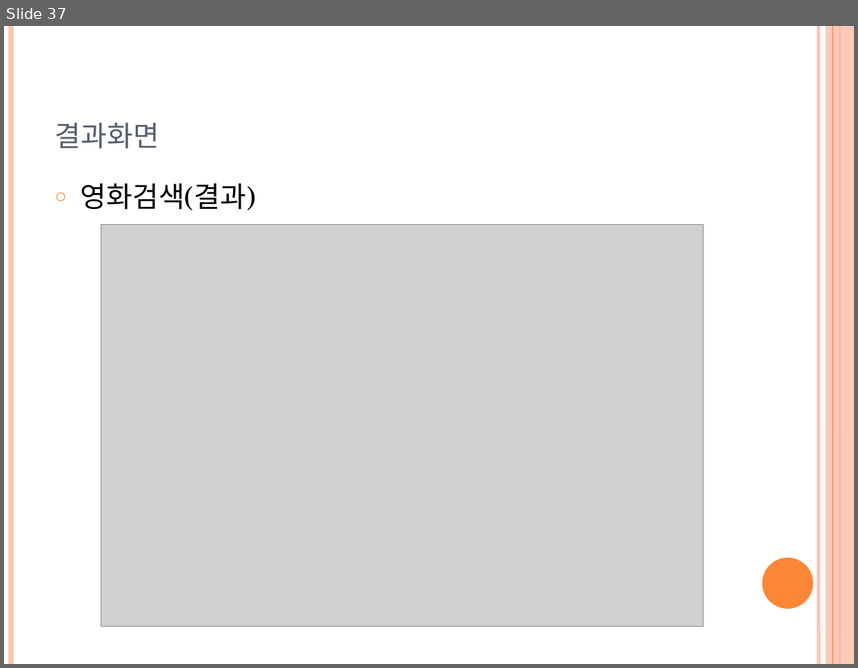
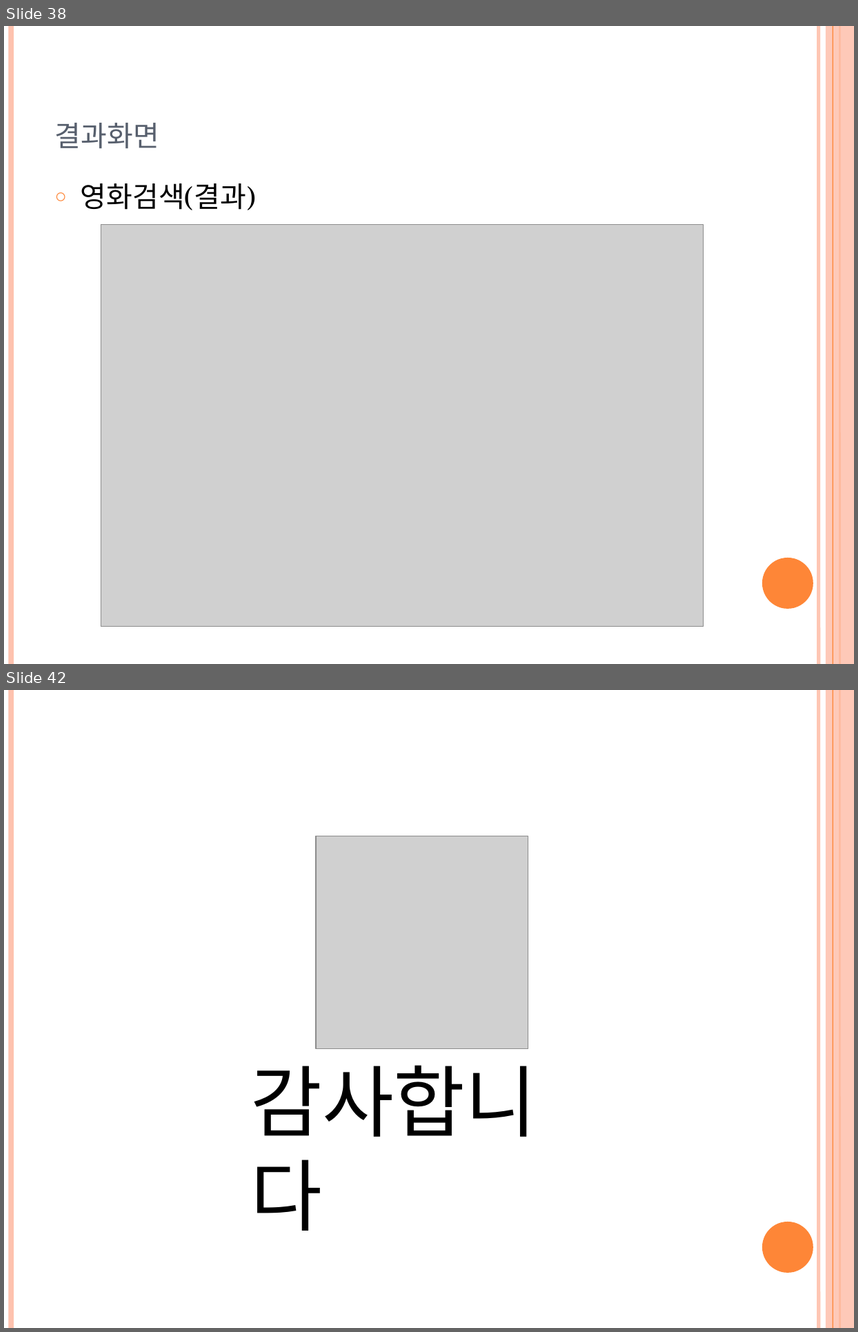
Before and after one commit to YJMovie/TeamProject, a slide deck: 영화소개 프로젝트.pptx. Shown one above the other, each under a label of ours: slide 37 before the commit, slides 38 and 42 after it; the slides between them are not shown. The pictures are 858x668 and 858x1332 pixels, drawn with LibreOffice and Linux fonts; fonts in the diff are those of the drawing; grey boxes stand for pictures. Boxes give left, top, right and bottom in pixels: in the first picture for what was removed or moved away, otherwise in the second. Text is boxed around its words. In the diff, an @@ line names an element or a change of style, - is before the commit and + after.

```diff
--- a/영화소개 프로젝트.pptx
+++ b/영화소개 프로젝트.pptx
@@ slide 42 added at <box>4,690,854,1328</box>, background #FFFFFF; not listed: 6 template elements that a slide beside it also shows @@
@@ picture added at <box>316,836,528,1049</box> @@
@@ text added at <box>250,1065,537,1230</box>, 66 pt, text #000000 @@
+감사합니다
@@ what was slide 37 is now slide 38 @@
```
Also in this commit, not shown: 10 slides changed, 4 other slides added, 1 slide removed, 1 other file.
